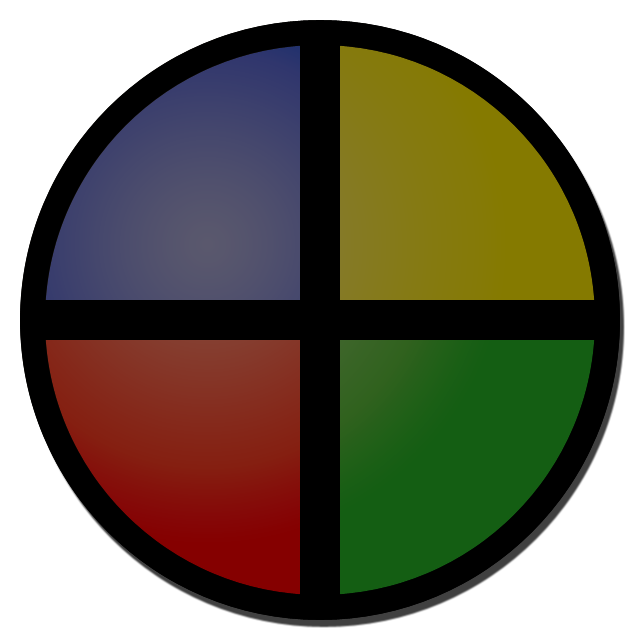
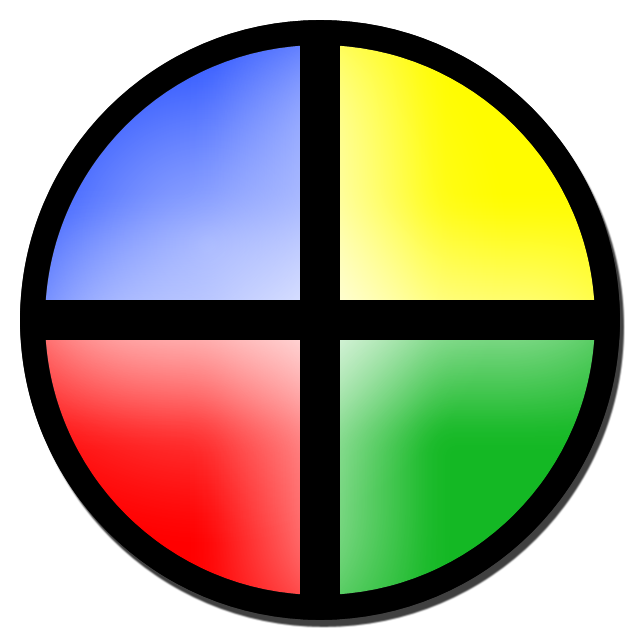
Layer changes from the first 640px x 640px image to the second:
pixels changed over [20, 20, 620, 620] (layer not identified)
